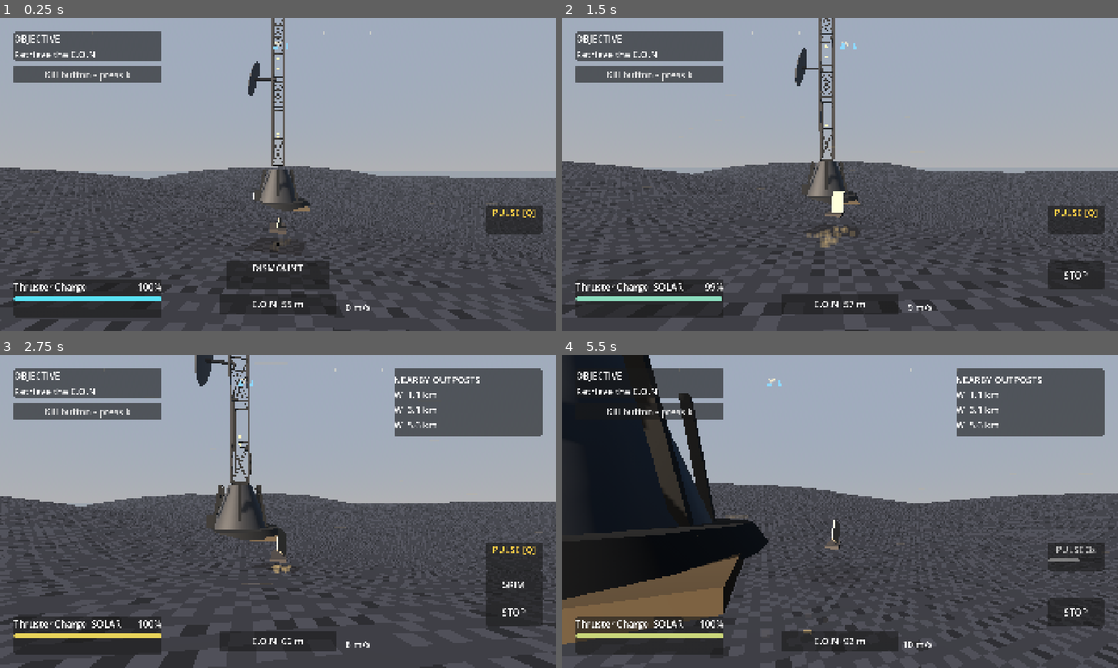
Above: before the commit, frames 1-4 (two rows, left to right).
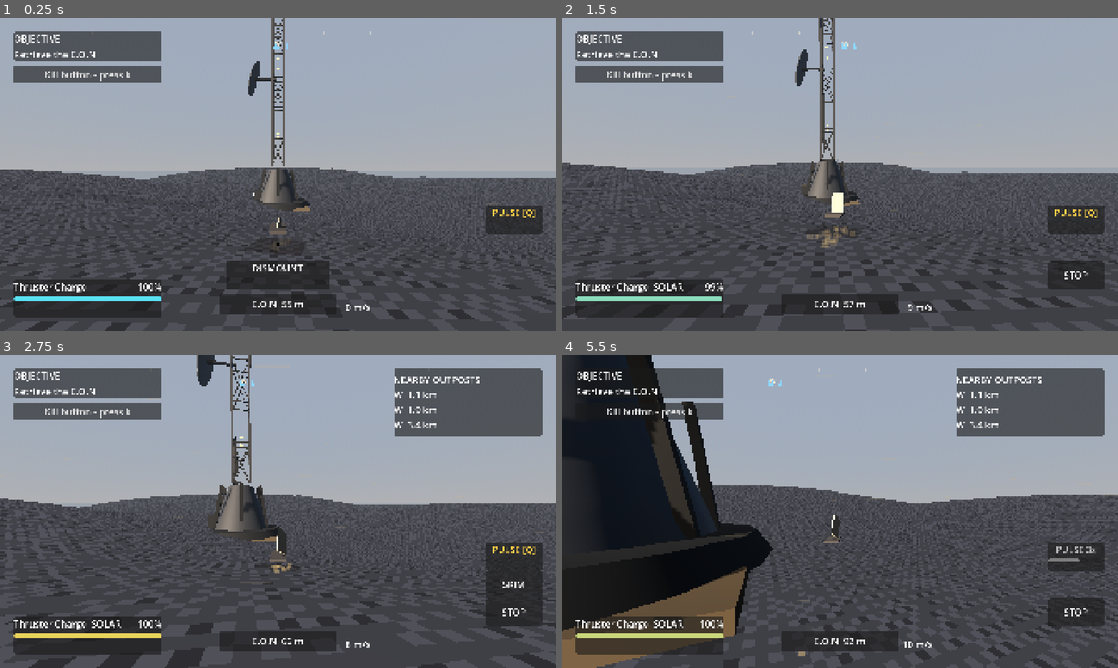
Above: after the commit, the same moments.

Repository: oleskulbru-commits/energy-glider
Game: Godot game, scene res://scenes/main.tscn
Two runs of this game, one before a commit and one after it. Both use one fixed random seed, a clock stepped at 60 frames per second and the inputs below.
Inputs (mouse positions are in pixels of both pictures, inside the frame that each line leads up to):
- Up to frame 1 (0.25 s): no input
- Up to frame 2 (1.5 s): move the mouse to (867, 174) at 0.52 s; hold W (move_forward) from 0.53 s (still down); tap Space (jump) at 0.6, 0.77, 1.07 s; click (867, 174) at 0.67 s; move the mouse to (812, 174) at 1.27 s; tap Shift (boost) at 1.35 s
- Up to frame 3 (2.75 s): keep holding W (move_forward); tap Space (jump) at 1.52, 1.55, 1.82, 2.3 s; move the mouse to (289, 505) at 2.02 s; hold E (interact) from 2.03 s (still down)
- Up to frame 4 (5.5 s): keep holding W (move_forward); move the mouse to (834, 517) at 2.77 s; release E (interact) at 2.78 s; tap Q (radar_pulse) at 2.85 s; click (834, 517) at 2.92 s; tap Space (jump) at 3.02, 3.05, 3.32, 3.6, 3.77, 4.07, 4.52, 4.55, 4.82, 5.3 s; move the mouse to (878, 514) at 3.52 s; move the mouse to (795, 508) at 4.27 s; tap Shift (boost) at 4.35 s; move the mouse to (845, 511) at 5.02 s; hold E (interact) from 5.03 s (still down); click (845, 511) at 5.17 s

The runs differ from the first frame. In frame 1, 1.7% of the frame differs, in the area x 0-100%, y 8-100%; in frame 2, 2.9%; in frame 3, 3.7%; in frame 4, 9.7%, in the area x 0-100%, y 0-100%.

Commit message:
Refactor terrain layout and verification for improved gameplay dynamics
- Updated level layout distances to enhance tower placement and progression.
- Adjusted terrain intensity parameters for better height sampling and visual fidelity.
- Refined chunk builder logic to dynamically adjust vertex density based on player position, improving terrain detail.
- Enhanced verification scripts to ensure correct chunk loading and terrain height accuracy.
- Modified outpost spawner verification to align with new tower offset calculations, ensuring consistent gameplay experience.

Diff:
--- a/scripts/game/level_layout.gd
+++ b/scripts/game/level_layout.gd
@@ -8,10 +8,10 @@
 ## Level 1 = home to first west tower; crossing tower N advances past that segment.
 const SEGMENT_DISTANCES_M: Array[float] = [
 	1000.0,
+	1000.0,
+	1500.0,
+	1500.0,
 	2000.0,
-	2500.0,
-	2500.0,
-	3000.0,
 ]
 
 
--- a/scripts/game/level_terrain_resolver.gd
+++ b/scripts/game/level_terrain_resolver.gd
@@ -10,12 +10,13 @@
 const SLAB_M := 256.0
 
 ## Mild near home → firmer far west across the authored run length.
+## Kept below the old extreme so denser meshes can track hover height.
 const INTENSITY_START := 0.08
-const INTENSITY_END := 0.72
+const INTENSITY_END := 0.64
 
-const BAND_AMPLITUDE := {"min": 14.0, "max": 38.0}
-const BAND_WARP := {"min": 22.0, "max": 85.0}
-const BAND_RIDGE := {"min": 1.48, "max": 2.05}
+const BAND_AMPLITUDE := {"min": 14.0, "max": 34.0}
+const BAND_WARP := {"min": 22.0, "max": 72.0}
+const BAND_RIDGE := {"min": 1.48, "max": 2.0}
 
 static var _slab_cache: Dictionary = {} # int -> Dictionary
 static var _journey_m := -1.0
@@ -61,10 +62,10 @@
 		"amplitude": lerpf(float(BAND_AMPLITUDE["min"]), float(BAND_AMPLITUDE["max"]), t),
 		"warp_strength": lerpf(float(BAND_WARP["min"]), float(BAND_WARP["max"]), t),
 		"ridge_power": lerpf(float(BAND_RIDGE["min"]), float(BAND_RIDGE["max"]), t),
-		"frequency_scale": lerpf(0.72, 1.18, t),
-		"z_scale": lerpf(0.75, 1.25, t),
-		"flat_bias": lerpf(0.12, -0.06, t),
-		"crest_sharpness": lerpf(0.92, 1.08, t),
+		"frequency_scale": lerpf(0.72, 1.10, t),
+		"z_scale": lerpf(0.75, 1.15, t),
+		"flat_bias": lerpf(0.12, -0.05, t),
+		"crest_sharpness": lerpf(0.92, 1.06, t),
 	}
 
 
--- a/scripts/terrain/chunk_builder.gd
+++ b/scripts/terrain/chunk_builder.gd
@@ -2,20 +2,37 @@
 extends RefCounted
 
 const CHUNK_SIZE := 256.0
-const RENDER_VERTS_PER_SIDE := 65
+## Near home (~4 m spacing). Farther west uses denser grids so mesh tracks sharp dunes.
+const RENDER_VERTS_NEAR := 65
+const RENDER_VERTS_MID := 97
+const RENDER_VERTS_FAR := 129
+const RENDER_VERTS_PER_SIDE := RENDER_VERTS_NEAR
 const SUN_DIRECTION := Vector3(0.485, 0.824, 0.291)
+
+
+## Vertex density by chunk X (west is more negative).
+## Thresholds scaled for the ~7 km authored run.
+static func verts_per_side_for_chunk(chunk_x: int) -> int:
+	if chunk_x > -10:
+		return RENDER_VERTS_NEAR
+	if chunk_x > -20:
+		return RENDER_VERTS_MID
+	return RENDER_VERTS_FAR
+
 
 static func build(
 	height_sampler: DuneHeight,
 	chunk_x: int,
 	chunk_z: int
 ) -> Dictionary:
-	var render_data := _build_mesh(height_sampler, chunk_x, chunk_z, RENDER_VERTS_PER_SIDE)
+	var verts := verts_per_side_for_chunk(chunk_x)
+	var render_data := _build_mesh(height_sampler, chunk_x, chunk_z, verts)
 	return {
 		"mesh_arrays": render_data.mesh_arrays,
 		"world_origin_x": float(chunk_x) * CHUNK_SIZE,
 		"world_origin_z": float(chunk_z) * CHUNK_SIZE,
 		"min_height": render_data.min_height,
+		"verts_per_side": verts,
 	}
 
 
--- a/scripts/terrain/terrain_manager.gd
+++ b/scripts/terrain/terrain_manager.gd
@@ -112,8 +112,9 @@
 
 
 func _is_ahead_of_player(key: Vector2i) -> bool:
+	# Journey is westbound (−X). Prefer sync-building chunks further west.
 	var center := _world_to_chunk(_get_track_position())
-	return key.y > center.y
+	return key.x < center.x
 
 
 func _load_chunk_sync(key: Vector2i) -> void:
--- a/scripts/terrain/verify_streaming.gd
+++ b/scripts/terrain/verify_streaming.gd
@@ -33,11 +33,11 @@
 	await physics_frame
 	_verify_raycast_height(terrain, Vector3(64.0, 0.0, 64.0))
 
-	var checkpoints := [0.0, 256.0, 512.0, 768.0]
-	for z in checkpoints:
-		player.position = Vector3(0.0, 0.0, z)
+	var checkpoints := [0.0, -256.0, -512.0, -768.0]
+	for x in checkpoints:
+		player.position = Vector3(x, 0.0, 0.0)
 		await create_timer(0.15).timeout
-		_verify_forward_chunks_loaded(terrain, player.position)
+		_verify_west_chunks_loaded(terrain, player.position)
 
 	print("Collision and streaming verification passed with %d chunk nodes." % terrain.get_child_count())
 	quit(0)
@@ -70,14 +70,16 @@
 	var hit := space_state.intersect_ray(query)
 	if hit.is_empty():
 		# Headless Jolt may not register trimesh raycasts immediately; verify mesh height instead.
-		var sampler: RefCounted = DuneHeightScript.new(42)
-		sampler.set_run_origin(Vector2.ZERO)
+		var sampler: RefCounted = DuneHeightScript.new(terrain.world_seed)
+		sampler.set_run_origin(terrain.run_origin)
 		var build: Dictionary = ChunkBuilderScript.build(sampler, 0, 0)
 		var vertices: PackedVector3Array = build.mesh_arrays[Mesh.ARRAY_VERTEX]
 		var closest_dist_sq := INF
 		var mesh_y := expected
 		for vertex in vertices:
-			var dist_sq := Vector2(vertex.x, vertex.z).distance_squared_to(Vector2(world_pos.x, world_pos.z))
+			var dist_sq := Vector2(vertex.x, vertex.z).distance_squared_to(
+				Vector2(world_pos.x, world_pos.z)
+			)
 			if dist_sq < closest_dist_sq:
 				closest_dist_sq = dist_sq
 				mesh_y = vertex.y
@@ -87,13 +89,16 @@
 	assert(absf(hit.position.y - expected) < HEIGHT_TOLERANCE, "Collision height should match sampled height")
 
 
-func _verify_forward_chunks_loaded(terrain: Node3D, track_pos: Vector3) -> void:
-	var center_z := int(floor(track_pos.z / 256.0))
-	var ahead_key := "Chunk_0_%d" % (center_z + 1)
+func _verify_west_chunks_loaded(terrain: Node3D, track_pos: Vector3) -> void:
+	var center_x := int(floor(track_pos.x / 256.0))
+	var ahead_key := "Chunk_%d_0" % (center_x - 1)
 	var has_ahead := false
 	for child in terrain.get_children():
-		if child.name == ahead_key or child.name.begins_with("Chunk_"):
-			if child.name == ahead_key:
-				has_ahead = true
-	if center_z >= 0:
-		assert(has_ahead or terrain.get_child_count() >= EXPECTED_INITIAL_CHUNKS, "Forward chunk should be loaded")
+		if child.name == ahead_key:
+			has_ahead = true
+			break
+	if center_x <= 0:
+		assert(
+			has_ahead or terrain.get_child_count() >= EXPECTED_INITIAL_CHUNKS,
+			"Westbound ahead chunk should be loaded"
+		)
--- a/scripts/terrain/verify_terrain.gd
+++ b/scripts/terrain/verify_terrain.gd
@@ -60,14 +60,23 @@
 
 
 func _verify_chunk_builder(sampler: RefCounted) -> void:
-	# Chunk west of origin (level 2+) so shading/crests aren't flattened by tutorial_flow.
-	var build: Dictionary = ChunkBuilderScript.build(sampler, -8, 0)
-	assert(build.has("mesh_arrays"))
-	assert(not build.has("collision_heights"))
-	assert(build.mesh_arrays.size() == Mesh.ARRAY_MAX)
+	# Near-home chunk uses base density.
+	var build_near: Dictionary = ChunkBuilderScript.build(sampler, -2, 0)
+	assert(build_near.has("mesh_arrays"))
+	assert(not build_near.has("collision_heights"))
+	assert(build_near.mesh_arrays.size() == Mesh.ARRAY_MAX)
+	var near_verts: int = int(build_near.verts_per_side)
+	assert(near_verts == ChunkBuilderScript.RENDER_VERTS_NEAR)
+	var vertices_near: PackedVector3Array = build_near.mesh_arrays[Mesh.ARRAY_VERTEX]
+	assert(vertices_near.size() == near_verts * near_verts)
+
+	# Far-west chunk uses denser mesh so visual dunes track analytical height better.
+	var build: Dictionary = ChunkBuilderScript.build(sampler, -24, 0)
+	assert(int(build.verts_per_side) == ChunkBuilderScript.RENDER_VERTS_FAR)
+	assert(int(build.verts_per_side) > near_verts)
 
 	var vertices: PackedVector3Array = build.mesh_arrays[Mesh.ARRAY_VERTEX]
-	assert(vertices.size() == ChunkBuilderScript.RENDER_VERTS_PER_SIDE * ChunkBuilderScript.RENDER_VERTS_PER_SIDE)
+	assert(vertices.size() == int(build.verts_per_side) * int(build.verts_per_side))
 
 	var mesh := ArrayMesh.new()
 	mesh.add_surface_from_arrays(Mesh.PRIMITIVE_TRIANGLES, build.mesh_arrays)
@@ -92,11 +101,20 @@
 		"Sun-shaded vertex colors should span at least 0.28 (got %.2f)" % [max_luma - min_luma]
 	)
 
+	# Mesh verts should stay close to analytical samples (hover uses the latter).
+	var max_err := 0.0
+	var step := maxi(vertices.size() / 200, 1)
+	for i in range(0, vertices.size(), step):
+		var v: Vector3 = vertices[i]
+		var expected: float = sampler.sample_height(v.x, v.z)
+		max_err = maxf(max_err, absf(v.y - expected))
+	assert(max_err < 0.05, "Mesh vertices should match sampler (err %.3f)" % max_err)
+
 
 func _verify_level_progression(sampler: RefCounted) -> void:
-	# Westbound distance ramp: near home milder than far west (not per-tower swaps).
-	var near_x := -500.0
-	var far_x := -9500.0
+	# Outside start-peak radius so the dome doesn't dominate near spread.
+	var near_x := -1200.0
+	var far_x := -6500.0
 	var spread_near := _height_spread(sampler, near_x, 80.0)
 	var spread_far := _height_spread(sampler, far_x, 80.0)
 	_fail_unless(
@@ -106,10 +124,10 @@
 	var p_near: Dictionary = LevelTerrainResolverScript.params_at_world_x(near_x, 0.0)
 	var p_far: Dictionary = LevelTerrainResolverScript.params_at_world_x(far_x, 0.0)
 	_fail_unless(
-		float(p_far.amplitude) > float(p_near.amplitude) + 5.0,
+		float(p_far.amplitude) > float(p_near.amplitude) + 4.0,
 		"Far-west amplitude should exceed near-home amplitude"
 	)
-	# No discrete jump at a tower seam (mid-segment vs just west of first tower).
+	# No discrete jump at a tower seam (around first west tower at -1 km).
 	var before_tower := LevelTerrainResolverScript.params_at_world_x(-900.0, 0.0)
 	var after_tower := LevelTerrainResolverScript.params_at_world_x(-1100.0, 0.0)
 	_fail_unless(
@@ -132,11 +150,7 @@
 
 
 func _fail_unless(condition: bool, message: String) -> void:
-	if condition:
-		return
-	push_error(message)
-	quit(1)
-
+	assert(condition, message)
 
 func _verify_start_peak(sampler: RefCounted) -> void:
 	var origin: float = sampler.sample_height(0.0, 0.0)
--- a/scripts/world/verify_outpost_spawner.gd
+++ b/scripts/world/verify_outpost_spawner.gd
@@ -43,15 +43,15 @@
 	_fail_unless(expected_offsets.size() == 5, "Expected 5 west tower offsets")
 	_fail_unless(
 		is_equal_approx(expected_offsets[0], -1000.0)
-		and is_equal_approx(expected_offsets[1], -3000.0)
-		and is_equal_approx(expected_offsets[2], -5500.0)
-		and is_equal_approx(expected_offsets[3], -8000.0)
-		and is_equal_approx(expected_offsets[4], -11000.0),
+		and is_equal_approx(expected_offsets[1], -2000.0)
+		and is_equal_approx(expected_offsets[2], -3500.0)
+		and is_equal_approx(expected_offsets[3], -5000.0)
+		and is_equal_approx(expected_offsets[4], -7000.0),
 		"Unexpected level tower offsets: %s" % str(expected_offsets)
 	)
 	_fail_unless(LevelLayoutScript.level_at_world_x(40.0) == 1, "Spawn X should be level 1")
 	_fail_unless(LevelLayoutScript.level_at_world_x(-1000.0) == 2, "At first west tower should be level 2")
-	_fail_unless(LevelLayoutScript.level_at_world_x(-11000.0) == 5, "Past last tower should clamp at level 5")
+	_fail_unless(LevelLayoutScript.level_at_world_x(-7000.0) == 5, "Past last tower should clamp at level 5")
 
 	var spawner: Node = OutpostSpawnerScript.new()
 	spawner.name = "OutpostSpawner"
